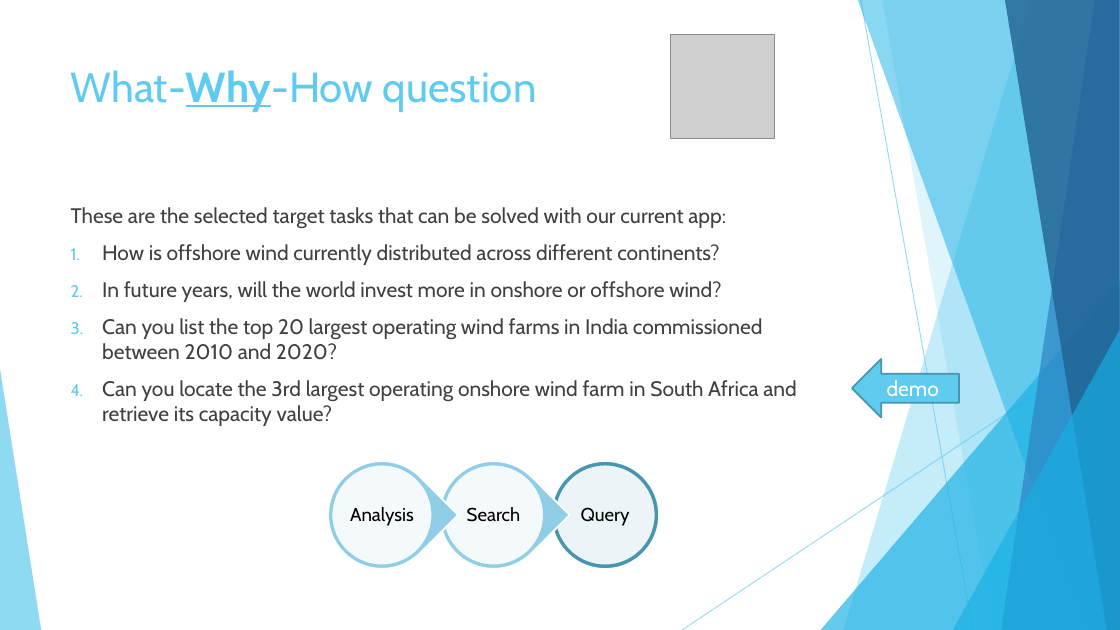
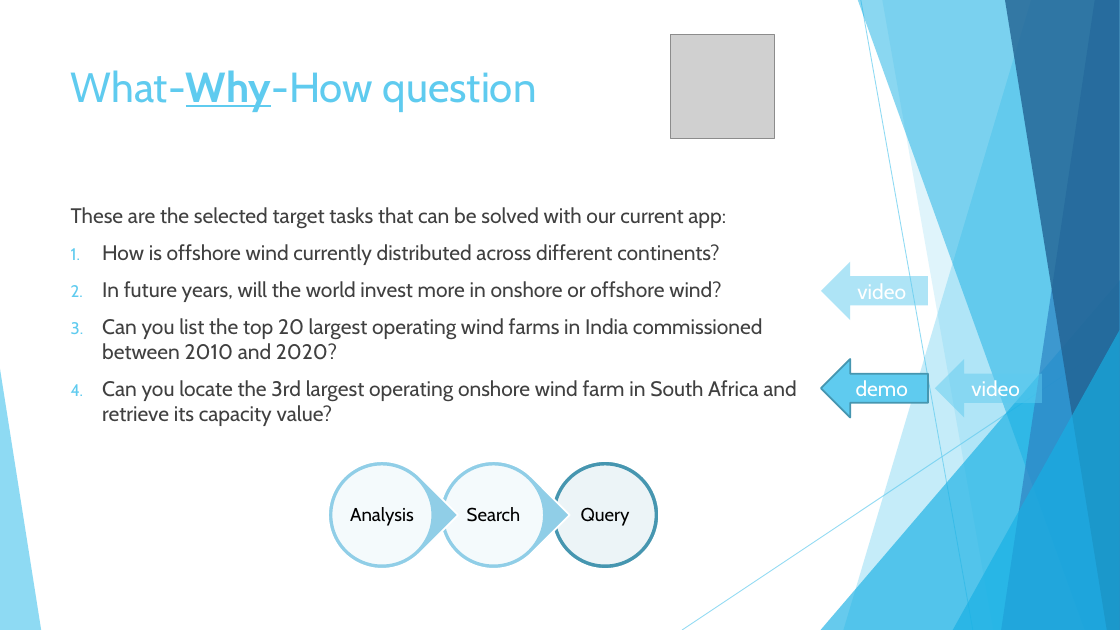
Before and after one commit to jorritvm/infovis, a slide deck: slide 3 of doc/final_presentation/group2_final_presentation.pptx. Drawn at 1120x630 pixels with LibreOffice and Linux fonts; fonts in the diff are those of the drawing; grey boxes stand for pictures. Boxes give left, top, right and bottom in pixels: in the first picture for what was removed or moved away, otherwise in the second. Text is boxed around its words. In the diff, an @@ line names an element or a change of style, - is before the commit and + after.

```diff
--- a/doc/final_presentation/group2_final_presentation.pptx
+++ b/doc/final_presentation/group2_final_presentation.pptx
@@ left arrow added at <box>821,261,928,320</box>, fill #5FCBEF at 50% opacity, 18 pt, text #FFFFFF @@
+video
@@ left arrow "demo": place and size @@
-left arrow "demo" at <box>852,359,959,418</box>
+left arrow "demo" at <box>821,359,928,418</box>
@@ left arrow added at <box>935,359,1042,418</box>, fill #5FCBEF at 50% opacity, 18 pt, text #FFFFFF @@
+video
```
Also in this commit, not shown: 1 other slide changed.
